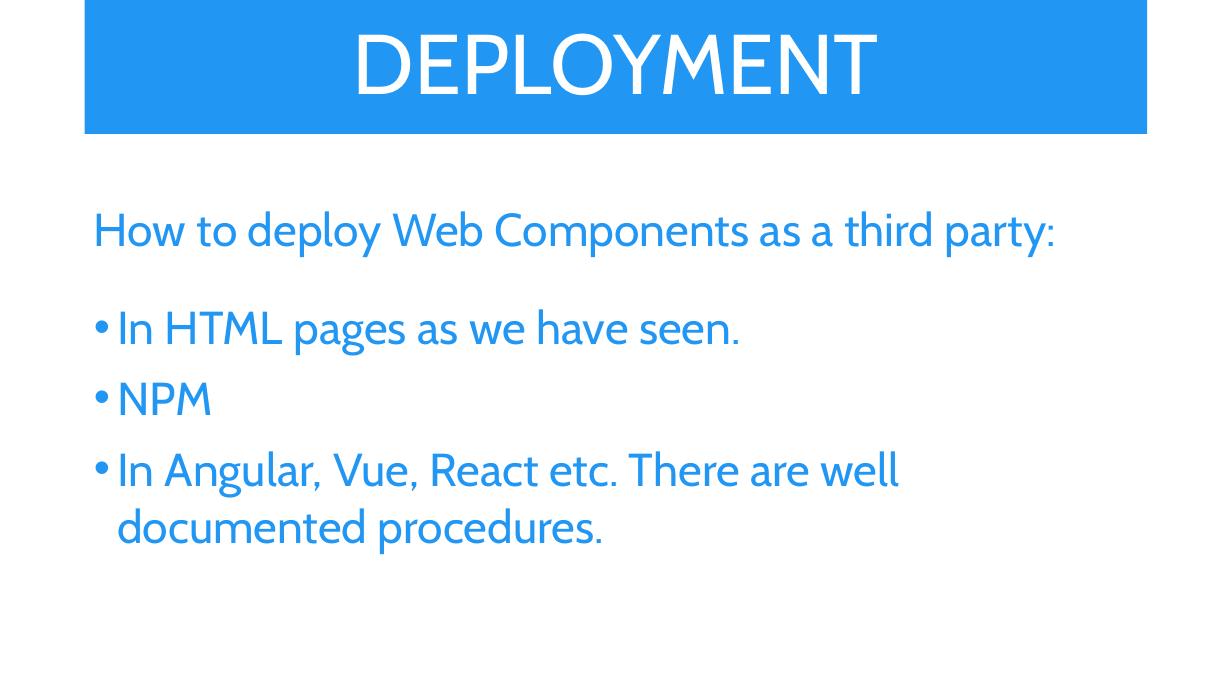
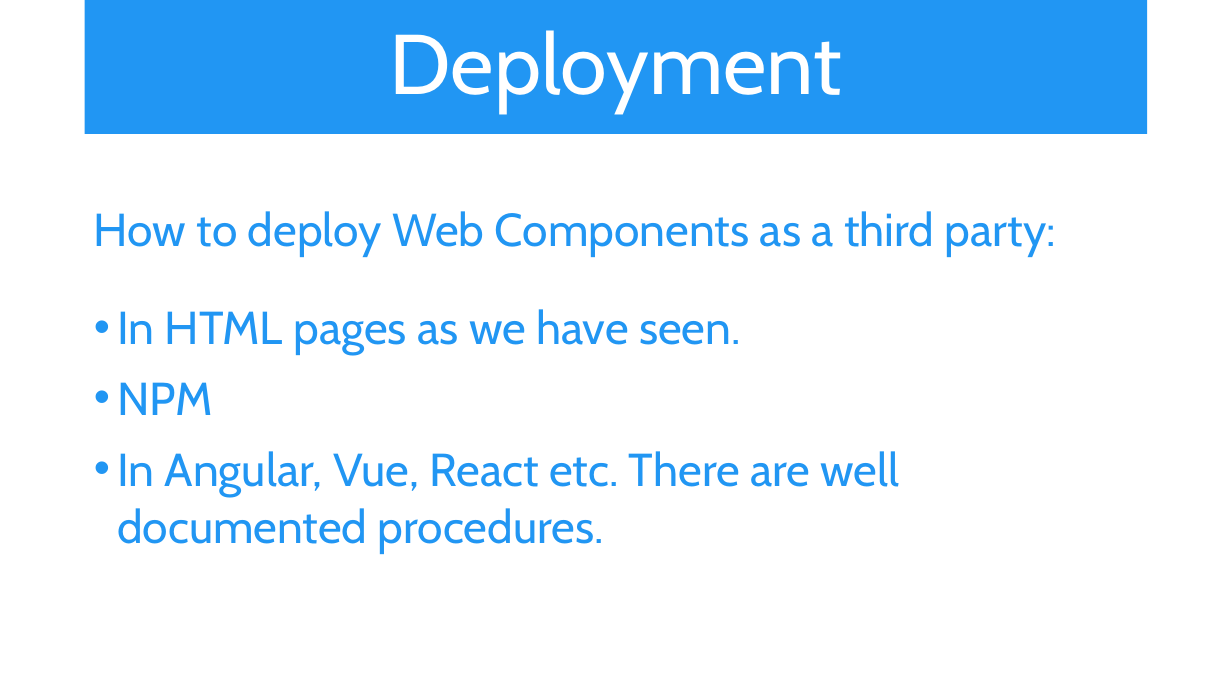
Before and after one commit to iwswordpress/WebComponents, a slide deck: slide 14 of Web-Components.pptx. Drawn at 1232x693 pixels with LibreOffice and Linux fonts; fonts in the diff are those of the drawing. Boxes give left, top, right and bottom in pixels: in the first picture for what was removed or moved away, otherwise in the second. Text is boxed around its words. In the diff, an @@ line names an element or a change of style, - is before the commit and + after.

```diff
--- a/Web-Components.pptx
+++ b/Web-Components.pptx
@@ title at <box>390,30,842,113</box>: text changed @@
-DEPLOYMENT
+Deployment
```
Also in this commit, not shown: 2 other slides changed, 1 other file.
